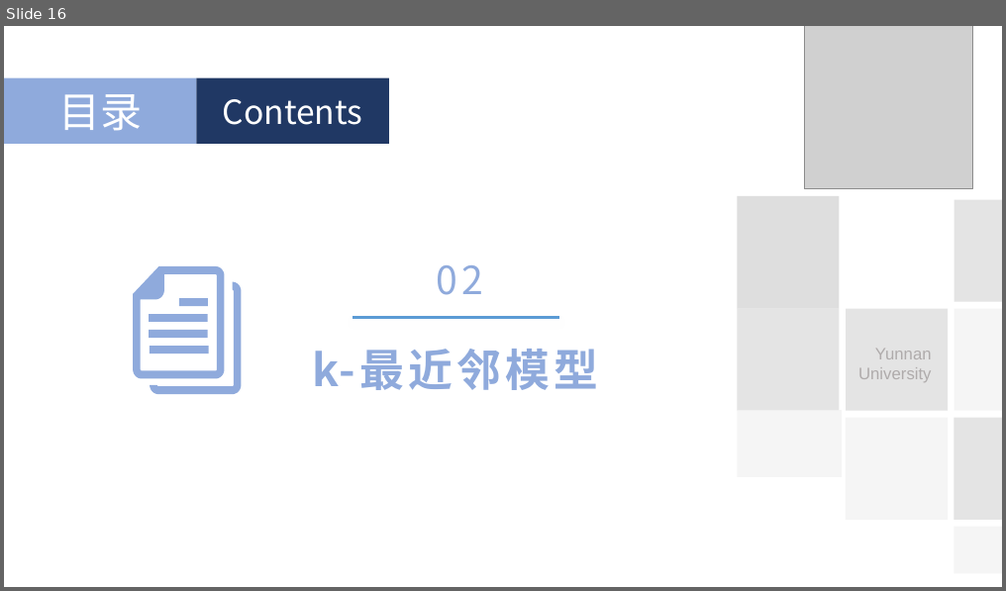
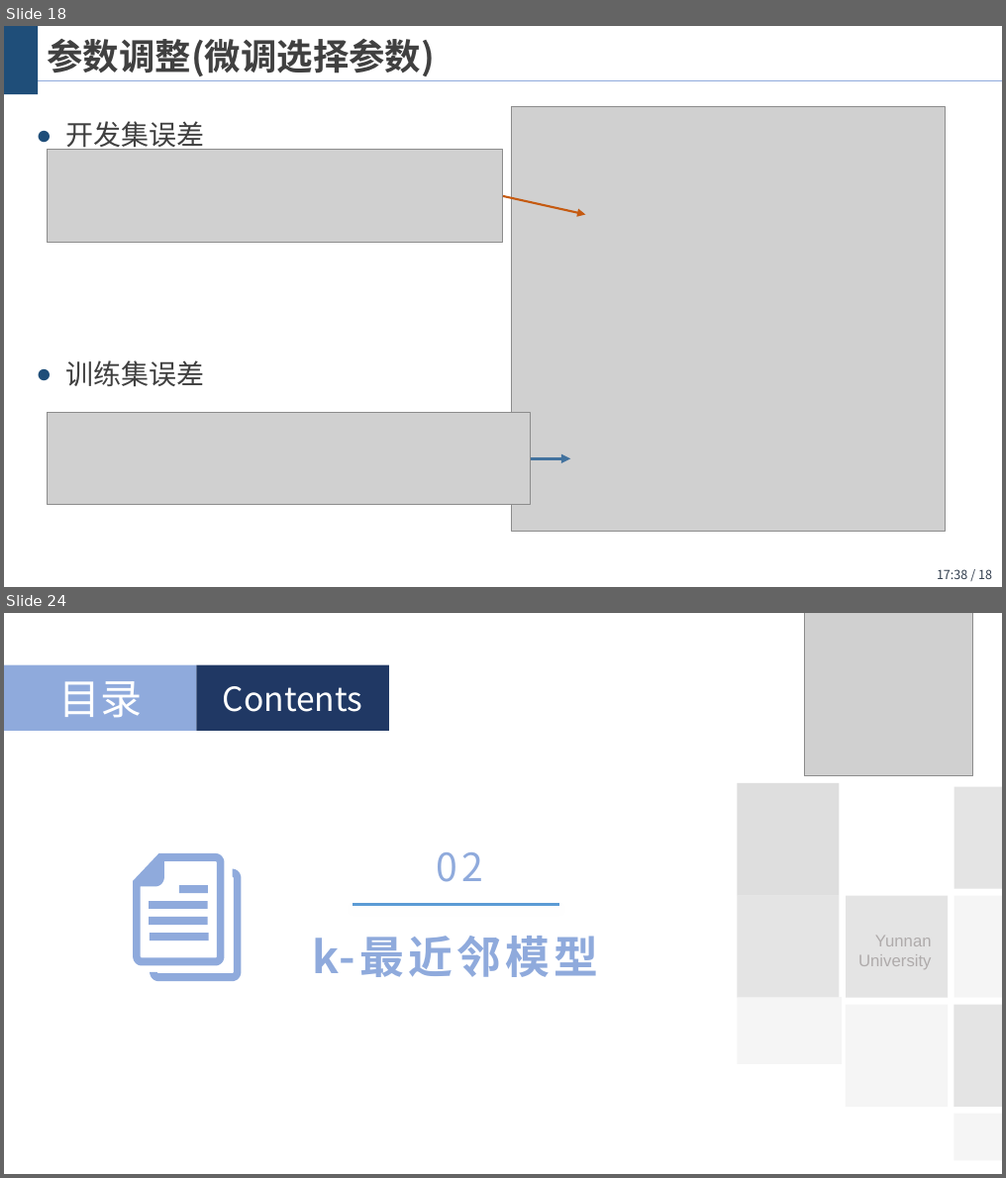
Before and after one commit to wangjin0818/Artificial_Intelligence_2021, a slide deck: chapter 04 - kNN，Naive Bayes，Decision Tree and Random Forest/统计机器学习方法.pptx. Shown one above the other, each under a label of ours: slide 16 before the commit, slides 18 and 24 after it; the slides between them are not shown. The pictures are 1006x591 and 1006x1178 pixels, drawn with LibreOffice and Linux fonts; fonts in the diff are those of the drawing; grey boxes stand for pictures; background and template pictures are left out. Boxes give left, top, right and bottom in pixels: in the first picture for what was removed or moved away, otherwise in the second. Text is boxed around its words. In the diff, an @@ line names an element or a change of style, - is before the commit and + after.

```diff
--- a/chapter 04 - kNN，Naive Bayes，Decision Tree and Random Forest/统计机器学习方法.pptx
+++ b/chapter 04 - kNN，Naive Bayes，Decision Tree and Random Forest/统计机器学习方法.pptx
@@ slide 18 added at bbox=[4, 26, 1002, 587], background #FFFFFF @@
@@ rectangle added at bbox=[4, 26, 38, 95], fill #1F4E79 @@
@@ title added at bbox=[47, 39, 435, 76], 26 pt, text #404040, bold @@
+参数调整(微调选择参数)
@@ line added from (4, 80) to (1002, 80), #8FAADC 0.75 pt @@
@@ picture added at bbox=[512, 107, 945, 532] @@
@@ text added at bbox=[66, 121, 205, 387], 20 pt, text #404040 @@
+● 开发集误差
+● 训练集误差
@@ picture added at bbox=[47, 150, 503, 243] @@
@@ arrow added from (503, 196) to (586, 215), #C55A11 1.5 pt @@
@@ picture added at bbox=[47, 412, 531, 505] @@
@@ arrow added from (531, 459) to (571, 459), #42739F 2.25 pt @@
@@ page number added at bbox=[937, 570, 992, 579], 9 pt, text #333F50 @@
+17:38 / 18
@@ what was slide 16 is now slide 24 @@
```
Also in this commit, not shown: 2 slides changed, 7 other slides added, 2 slides removed, 1 other file.
